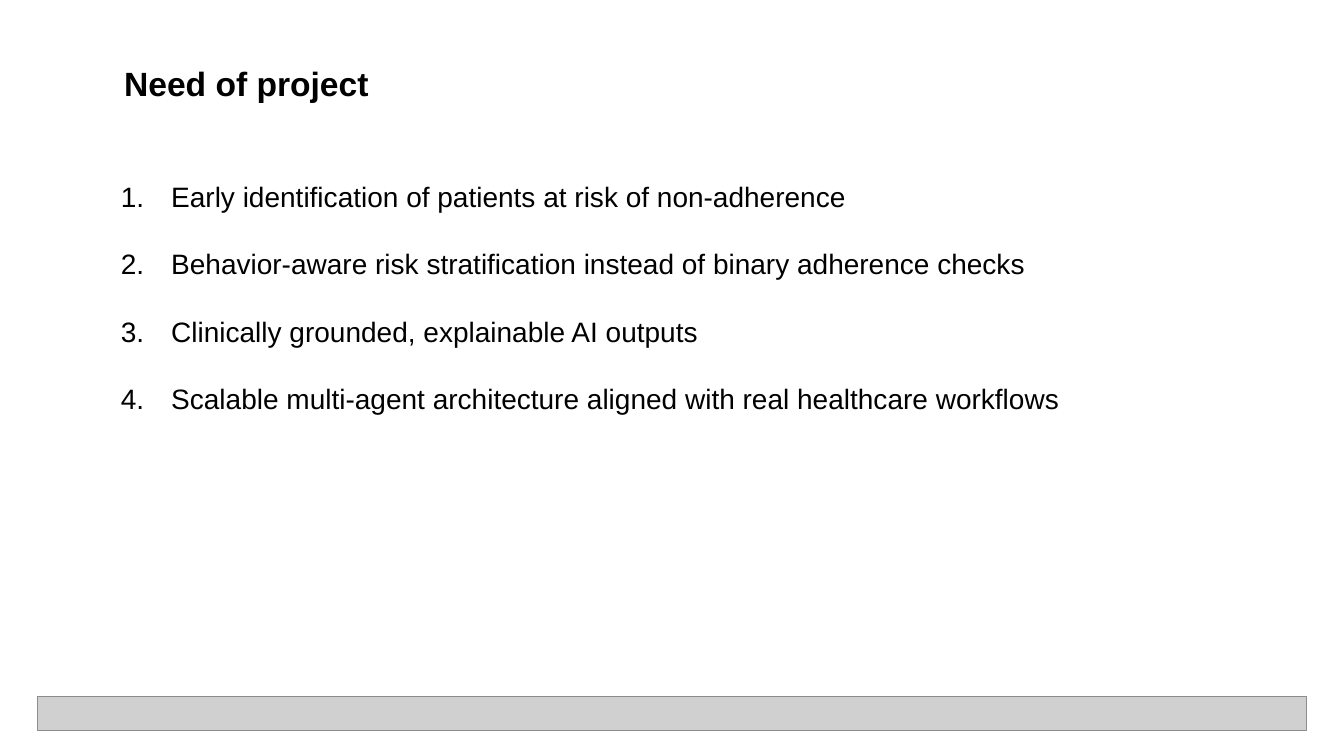
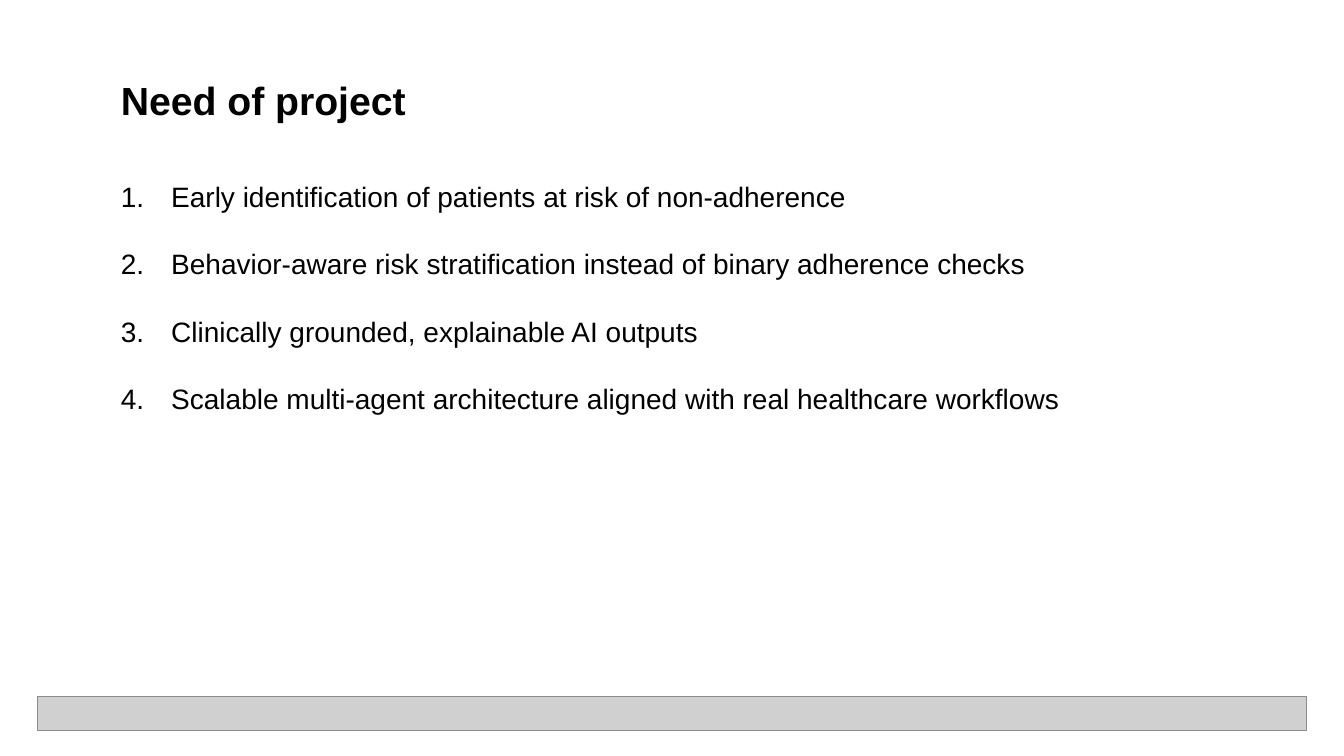
Before and after one commit to sandeep5shetty/langflow-medication-agent, a slide deck: slide 5 of Hackthon Project Presentation.pptx. Drawn at 1344x756 pixels with LibreOffice and Linux fonts; fonts in the diff are those of the drawing; grey boxes stand for pictures. Boxes give left, top, right and bottom in pixels: in the first picture for what was removed or moved away, otherwise in the second. Text is boxed around its words. In the diff, an @@ line names an element or a change of style, - is before the commit and + after.

```diff
--- a/Hackthon Project Presentation.pptx
+++ b/Hackthon Project Presentation.pptx
@@ text "Need of project": place and size @@
-text "Need of project" at <box>124,71,369,103</box>
+text "Need of project" at <box>121,86,406,123</box>
@@ text "Need of project" at <box>121,86,406,123</box>: size 24 to 28 pt @@
```
Also in this commit, not shown: 8 other slides changed, 6 slides added, 4 slides removed.
